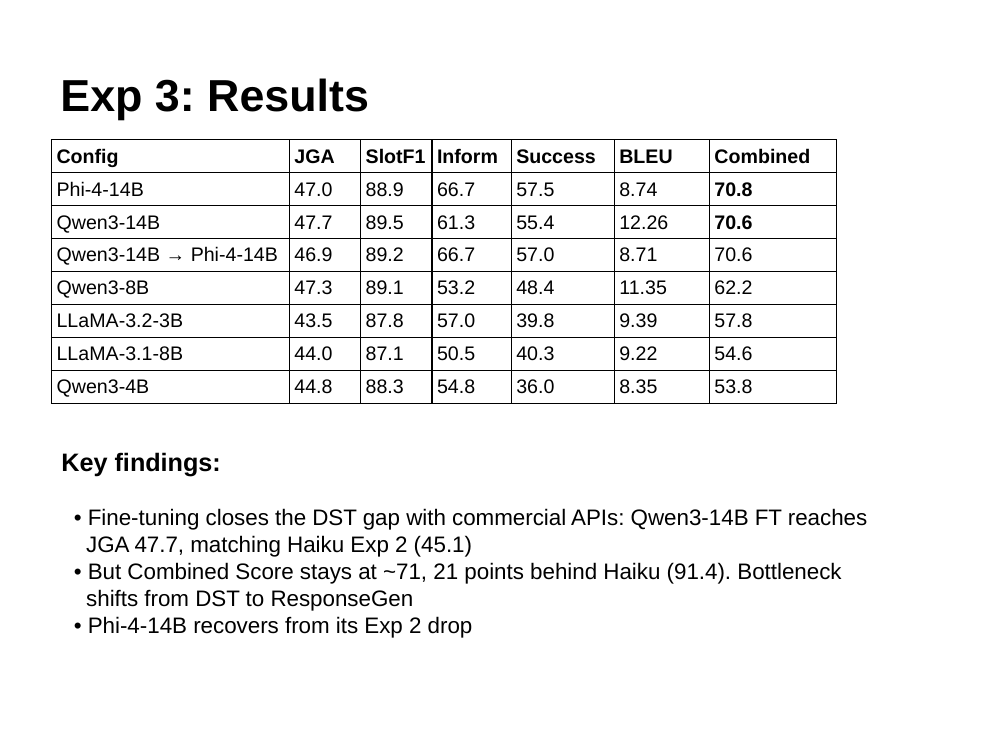
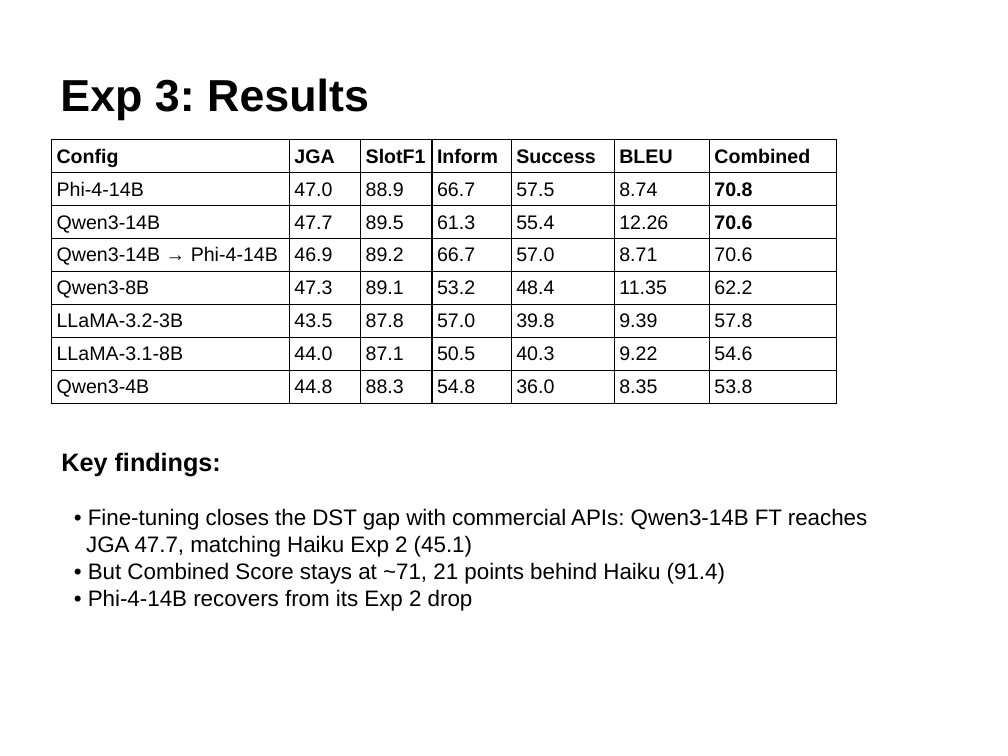
Before and after one commit to GiX007/mlp4cs, a slide deck: slide 14 of docs/presentation.pptx. Drawn at 1008x756 pixels with LibreOffice and Linux fonts; fonts in the diff are those of the drawing. Boxes give left, top, right and bottom in pixels: in the first picture for what was removed or moved away, otherwise in the second. Text is boxed around its words. In the diff, an @@ line names an element or a change of style, - is before the commit and + after.

```diff
--- a/docs/presentation.pptx
+++ b/docs/presentation.pptx
@@ text at (88,562,725,584): text changed @@
-• But Combined Score stays at ~71, 21 points behind Haiku (91.4). Bottleneck
-shifts from DST to ResponseGen
+• But Combined Score stays at ~71, 21 points behind Haiku (91.4)
```
Also in this commit, not shown: 1 other slide changed.
